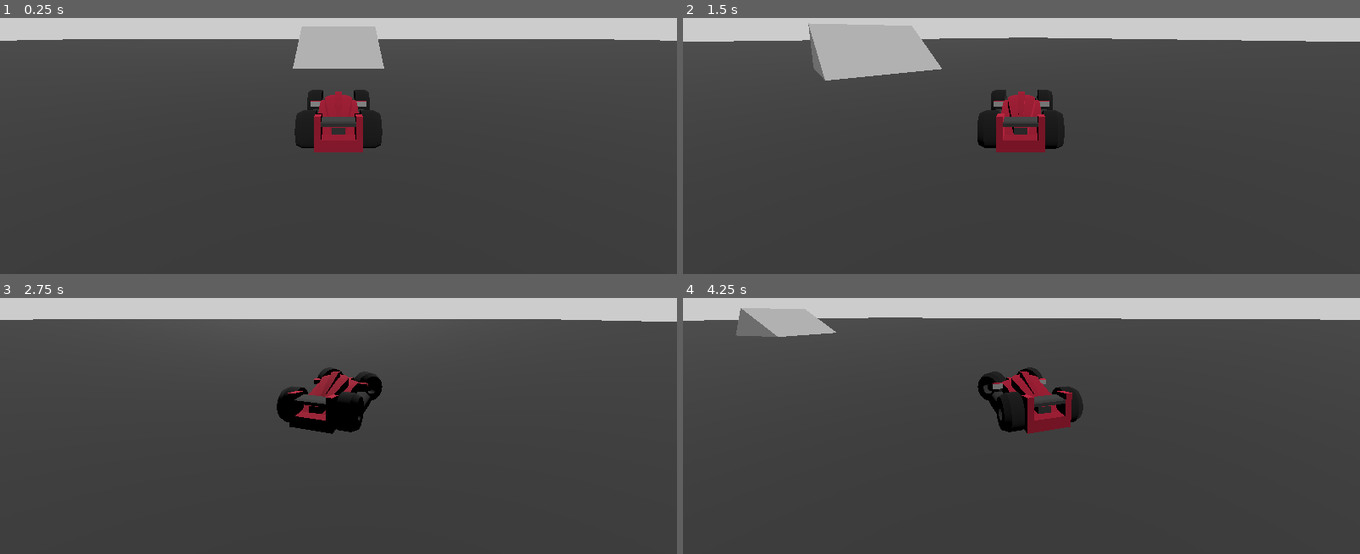
Above: before the commit, frames 1-4 (two rows, left to right).
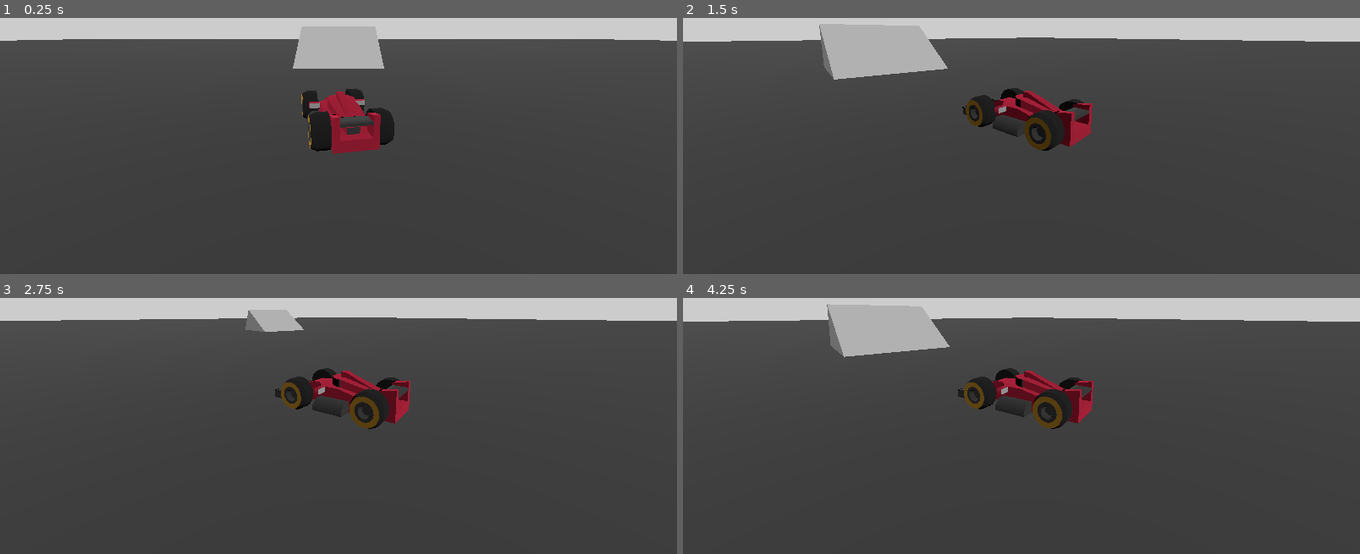
Above: after the commit, the same moments.

Repository: mdalpiaz/Godot4DrivingTest
Game: Godot game, scene res://main.tscn
The game is run twice, just before and just after one commit, with the same random seed, the same clock (stepped at 60 frames per second) and the same inputs.
Inputs:
- Up to frame 1 (0.25 s): no input
- Up to frame 2 (1.5 s): hold D (right) 0.53-1.28 s; hold S (backward) from 1.28 s (still down)
- Up to frame 3 (2.75 s): release S (backward) at 2.03 s; hold D (right) from 2.03 s (still down)
- Up to frame 4 (4.25 s): release D (right) at 2.78 s; hold W (forward) 2.78-3.53 s; hold A (left) from 3.53 s (still down)

The runs differ from the first frame. In frame 1, 1.8% of the frame differs, in the area x 43-59%, y 27-54%; in frame 2, 3.4%; in frame 3, 4.3%; in frame 4, 7.3%, in the area x 0-100%, y 2-54%.

Commit message:
set car rotation and lerp as a first step

Diff:
--- a/assets/scripts/car_controls.gd
+++ b/assets/scripts/car_controls.gd
@@ -11,8 +11,8 @@
 const MAX_SPEED = 25.0
 const ACCELERATION = 50.0
 const STEERING_SENSITIVITY = 4.0
+const CAR_TO_FLOOR_ROTATION_SPEED = 4.0
 
-var speed = 0.0
 var steering = 0.0
 
 func _process(_delta):
@@ -21,7 +21,7 @@
 func _physics_process(delta):
 	velocity += gravity_vector * gravity * delta
 	if !is_on_floor():
-		steering = 0.0
+		steering = Input.get_axis("right", "left")
 		move_and_slide()
 		return
 
@@ -32,10 +32,9 @@
 		velocity += global_transform.basis.z * ACCELERATION * delta
 	velocity = velocity.limit_length(20)
 
-	steering = Input.get_axis("right", "left")
-
 	print(car_model.rotation)
 	print(get_floor_normal())
+	car_model.rotation = car_model.rotation.lerp(get_floor_normal(), CAR_TO_FLOOR_ROTATION_SPEED * delta)
 	var steer_angle = steering * STEERING_SENSITIVITY * delta
 	rotate_y(steer_angle)
 	velocity = velocity.rotated(Vector3.UP, steer_angle)
